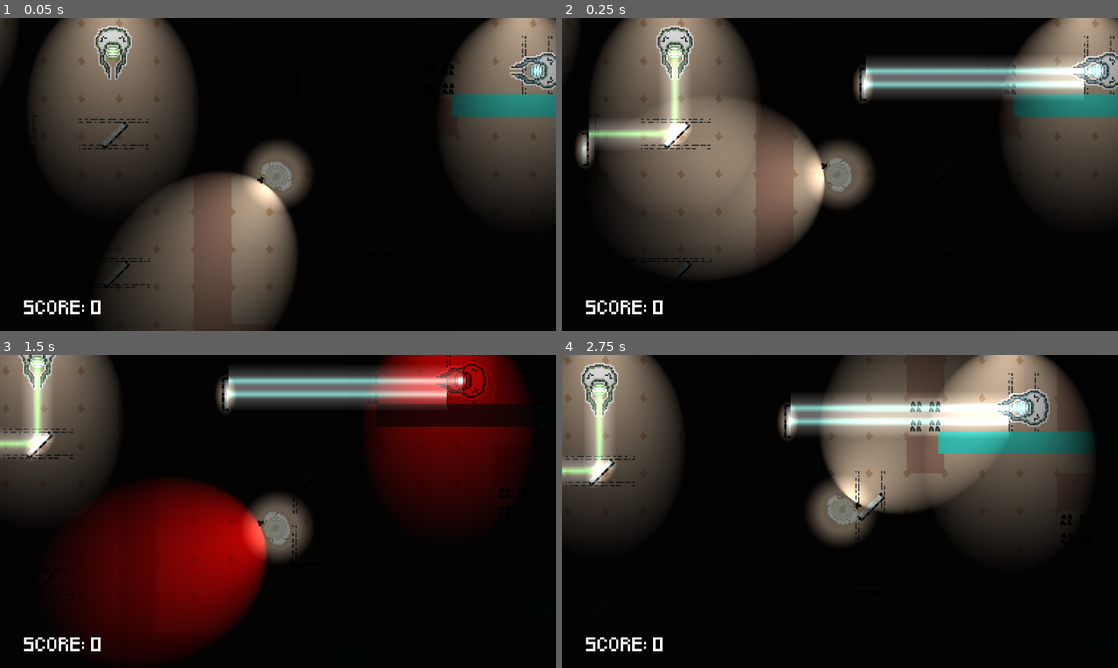
Above: before the commit, frames 1-4 (two rows, left to right).
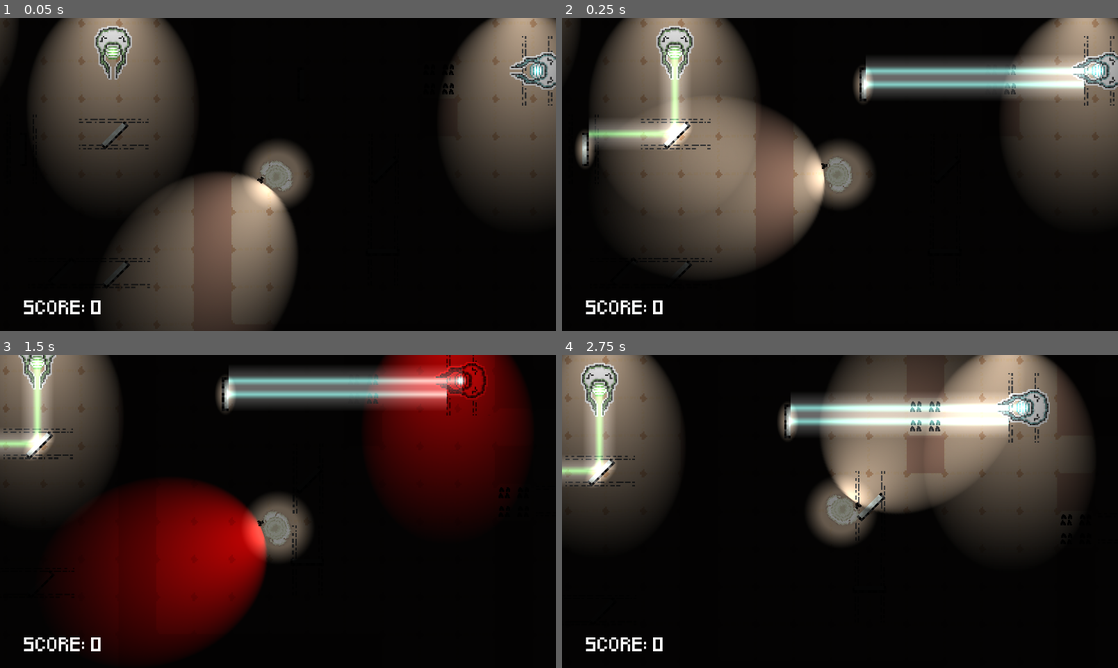
Above: after the commit, the same moments.

Repository: ToumaKamijou/Game-Making-A3
Game: Godot game, scene res://scenes/game_controller.tscn
The game is run twice, just before and just after one commit, with the same random seed, the same clock (stepped at 60 frames per second) and the same inputs.
Inputs (mouse positions are in pixels of both pictures, inside the frame that each line leads up to):
- Up to frame 1 (0.05 s): no input
- Up to frame 2 (0.25 s): no input
- Up to frame 3 (1.5 s): tap Enter at 0.5 s; move the mouse to (400, 495) at 0.52 s; hold D (move_right) 0.53-1.28 s; hold Space (change_flash_color) 0.53-1.28 s; move the mouse to (166, 527) at 1.27 s; hold S (move_down) from 1.28 s (still down); tap F (interact) at 1.35 s
- Up to frame 4 (2.75 s): move the mouse to (895, 442) at 2.02 s; release S (move_down) at 2.03 s; hold D (move_right) from 2.03 s (still down); tap R at 2.1 s

The runs differ from the first frame. In frame 1, 1.3% of the frame differs, in the area x 81-100%, y 24-32%; in frame 2, 1.3%; in frame 3, 1.9%; in frame 4, 1.9%, in the area x 67-95%, y 24-32%.

Commit message:
wall changes

Diff:
--- a/a-3-game/scripts/2D/gameplay/flashable_wall.gd
+++ b/a-3-game/scripts/2D/gameplay/flashable_wall.gd
@@ -1,6 +1,7 @@
+@tool
 extends StaticBody2D
 
-
+@export var _scale := Vector2(1,1)
 @onready var raycast = $RayCast2D
 var laser_origin: Node2D
 var collider: Node2D
@@ -17,6 +18,7 @@
 var just_lit := false
 
 @onready var mesh: MeshInstance2D = $MeshInstance2D
+@onready var collision: CollisionShape2D = $CollisionShape2D
 
 const COLOR_MAP = {
 	# Colors are at .8 transparency purely for visual elegance. This is also where the lasers derive their colors from.
@@ -48,7 +50,7 @@
 				set_collision_layer_value(1, false)
 				add_to_group("Disappeared")
 				if laser_origin and just_lit == false:
-					raycast.target_position = laser_origin.global_position - global_position
+					raycast.target_position = laser_origin.global_position - raycast.global_position
 					just_lit = true
 			else:
 				just_lit = false
@@ -65,6 +67,8 @@
 		mesh.modulate = COLOR_MAP[_color_type]
 	if not is_in_group("Flashable"):
 		add_to_group("Flashable")
+	mesh.scale = _scale
+	collision.scale = _scale
 
 
 func _physics_process(_delta: float) -> void:
--- a/a-3-game/scripts/2D/gameplay/mirror.gd
+++ b/a-3-game/scripts/2D/gameplay/mirror.gd
@@ -41,8 +41,8 @@
 		if value:
 			light.enabled = true
 			if laser_origin and just_lit == false:
-					raycast.target_position = laser_origin.global_position - global_position
-					just_lit = true
+				raycast.target_position = laser_origin.global_position - global_position
+				just_lit = true
 			# Create laser.
 			if not is_instance_valid(_laser_instance):
 				_laser_instance = LASER_SCENE.instantiate()
--- a/a-3-game/scripts/2D/player/player.gd
+++ b/a-3-game/scripts/2D/player/player.gd
@@ -161,8 +161,8 @@
 				if not collided.is_in_group("Hazard"):
 					safe = true
 				global_position += collided.get_owner().center.global_position - collided.get_owner().old
-			#elif collided.is_in_group("Hazard") and safe == false:
-				#respawn()
+			elif collided.is_in_group("Hazard") and safe == false:
+				respawn()
 			elif collided.is_in_group("Button"):
 				light_control = collided.get_owner()
 				light_control._button_light.enabled = true
